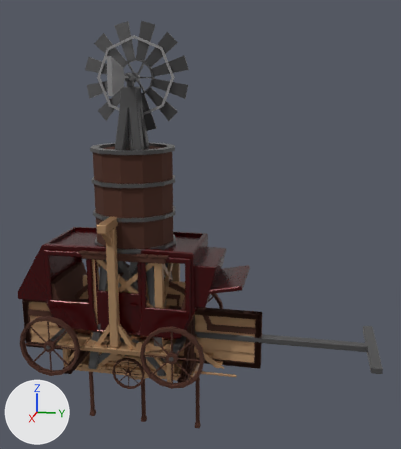
The glTF model models/amarillo/wild-west.glb, before and after one commit.
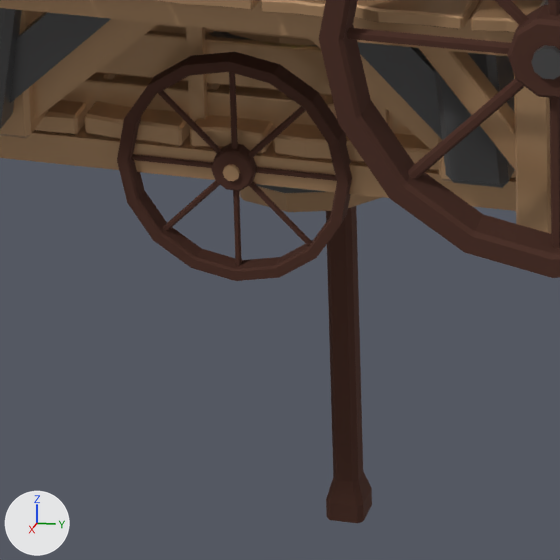
There are two pictures of each version: one whole from a camera (50 mm lens) standing at (13.29, 4.36, 7.09) and looking at (-0.14, 1.67, 3.73), one close up on the part from 24% to 43% of the width and 78% to 95% of the height. The axes (+X, +Y, +Z) are drawn at lower left. The lights are the same throughout. The older version's two pictures come first. Where no turn or scale is listed for an object, it has been applied to the vertices.

Objects in the first close-up: 'Balcony_with_Railing_A_1', 'Balcony_with_Railing_A_2', 'Barrel_A_1', 'Cart_A_1', 'Cart_A_2', 'Gallows_1', 'Stagecoach_2', 'Stagecoach_3', 'Water_Tank_1', 'Windmill002_1' and 3 more.
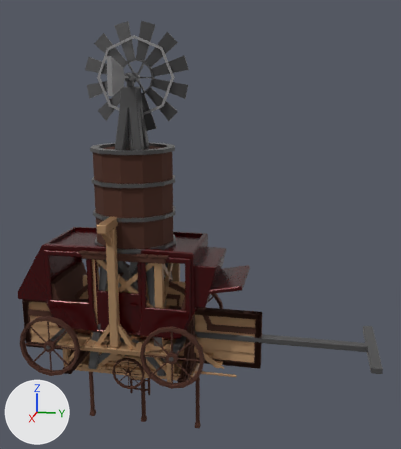
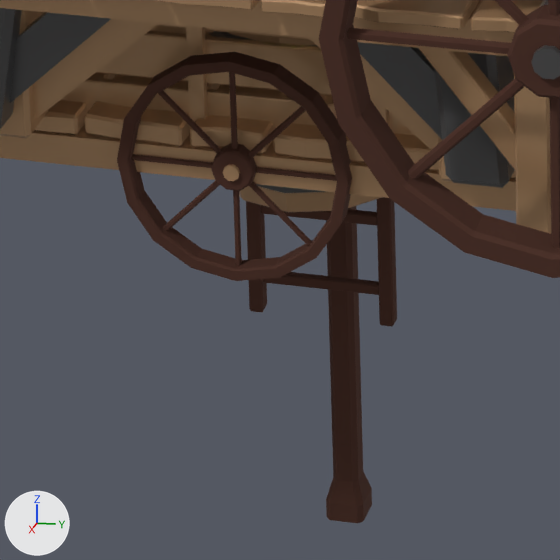
What changed in the scene script:
```text
Add me_mesh_5_1:
    me_mesh_5_1.from_pydata(...)  # 240 vertices, 440 faces; spans x -0.03..0.03, y -0.28..0.28, z -1.15..1.15
    me_mesh_5_1.materials.append(mat_brown_3_001)  # brown #553328
Add ob_ladder:
    ob_ladder = bpy.data.objects.new('Ladder', me_mesh_5_1)
    ob_ladder.location = (0.0, 0.0, 0.0)
```

Where the change shows, as pixel boxes (x1, y1, x2, y2) in the close-ups (560 x 560 px):
'Ladder', added (brown)
    after: (246, 197, 397, 327)
